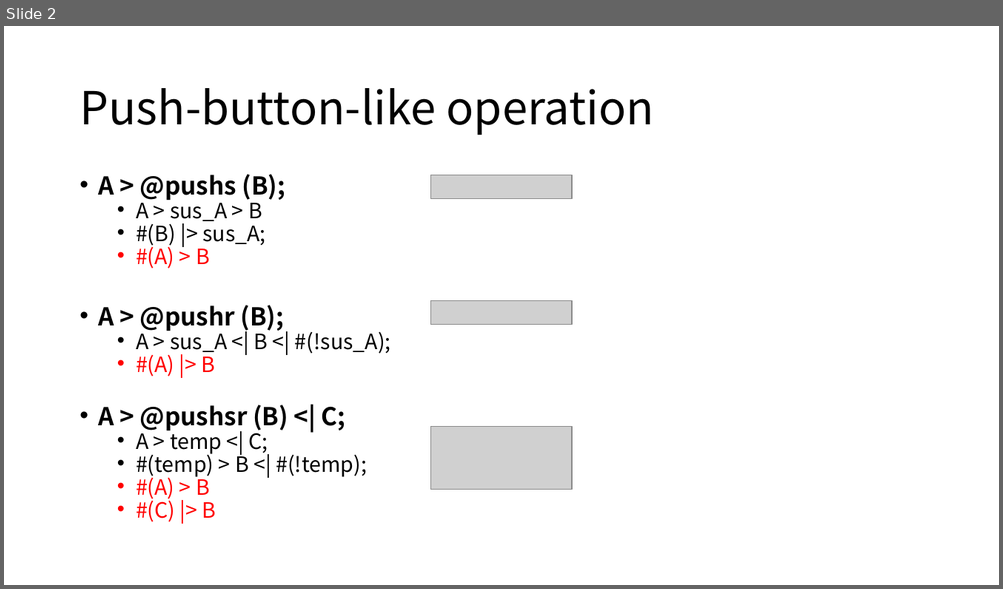
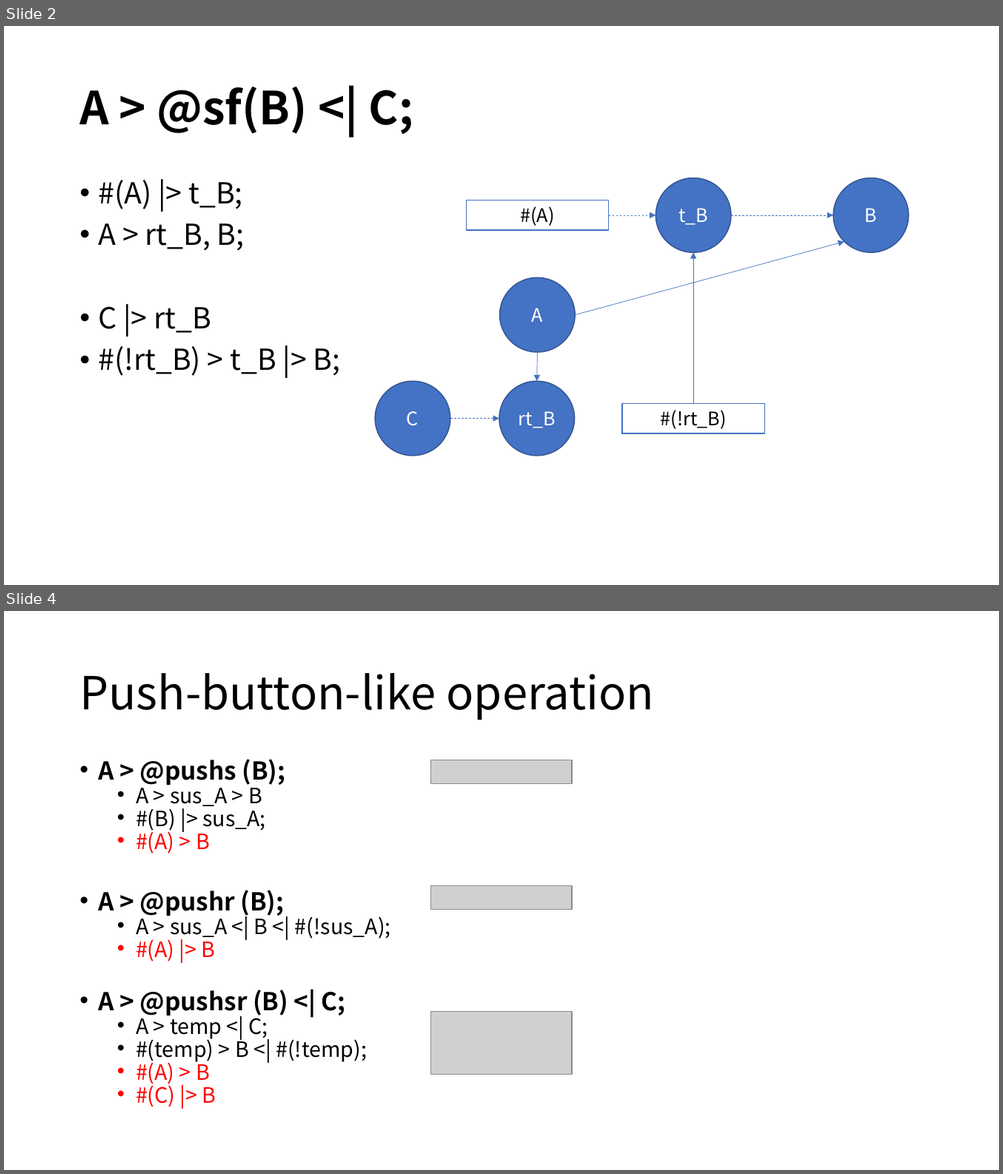
Before and after one commit to DualsoftDev/ds, a slide deck: Doc/PowerPoint/macro.pptx. Shown one above the other, each under a label of ours: slide 2 before the commit, slides 2 and 4 after it; the slides between them are not shown. The pictures are 1003x589 and 1003x1174 pixels, drawn with LibreOffice and Linux fonts; fonts in the diff are those of the drawing; grey boxes stand for pictures. Boxes give left, top, right and bottom in pixels: in the first picture for what was removed or moved away, otherwise in the second. Text is boxed around its words. In the diff, an @@ line names an element or a change of style, - is before the commit and + after.

```diff
--- a/Doc/PowerPoint/macro.pptx
+++ b/Doc/PowerPoint/macro.pptx
@@ slide 2 added at <box>4,26,999,585</box>, background #FFFFFF @@
@@ title added at <box>79,87,413,134</box>, 44 pt, text #000000, bold @@
+A > @sf(B) <| C;
@@ text added at <box>99,180,341,376</box>, 28 pt, text #000000 @@
+• #(A) |> t_B;
+• A > rt_B, B;
+• C |> rt_B
+• #(!rt_B) > t_B |> B;
@@ ellipse added at <box>655,178,731,253</box>, fill #4472C4, outline #325491 1 pt, 18 pt, text #FFFFFF @@
+t_B
@@ ellipse added at <box>833,178,908,253</box>, fill #4472C4, outline #325491 1 pt, 18 pt, text #FFFFFF @@
+B
@@ rectangle added at <box>466,201,609,230</box>, fill #FFFFFF, outline #4472C4 1 pt, 18 pt, text #000000 @@
+#(A)
@@ arrow added from (609, 215) to (655, 215), #4472C4 0.5 pt dashed @@
@@ arrow added from (731, 215) to (833, 215), #4472C4 0.5 pt dashed @@
@@ arrow added from (575, 315) to (844, 241), #4472C4 0.5 pt @@
@@ arrow added from (694, 403) to (694, 253), #4472C4 0.5 pt @@
@@ ellipse added at <box>499,278,575,353</box>, fill #4472C4, outline #325491 1 pt, 18 pt, text #FFFFFF @@
+A
@@ arrow added from (538, 353) to (537, 381), #4472C4 0.5 pt @@
@@ ellipse added at <box>375,381,450,456</box>, fill #4472C4, outline #325491 1 pt, 18 pt, text #FFFFFF @@
+C
@@ ellipse added at <box>499,381,575,456</box>, fill #4472C4, outline #325491 1 pt, 18 pt, text #FFFFFF @@
+rt_B
@@ arrow added from (450, 418) to (499, 418), #4472C4 0.5 pt dashed @@
@@ rectangle added at <box>622,403,764,434</box>, fill #FFFFFF, outline #4472C4 1 pt, 18 pt, text #000000 @@
+#(!rt_B)
@@ what was slide 2 is now slide 4 @@
```
Also in this commit, not shown: 1 slide changed, 1 other slide added.
